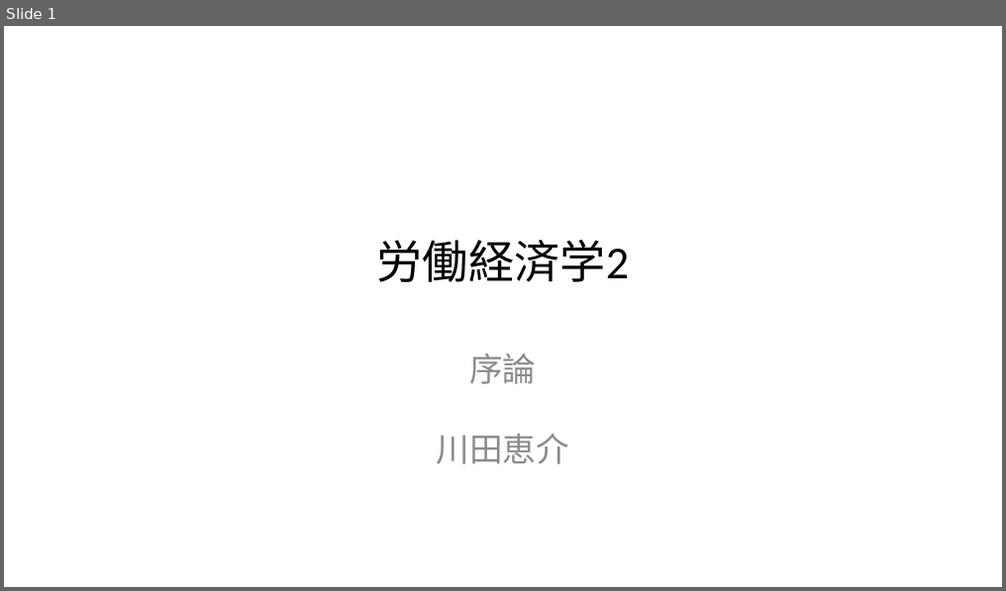
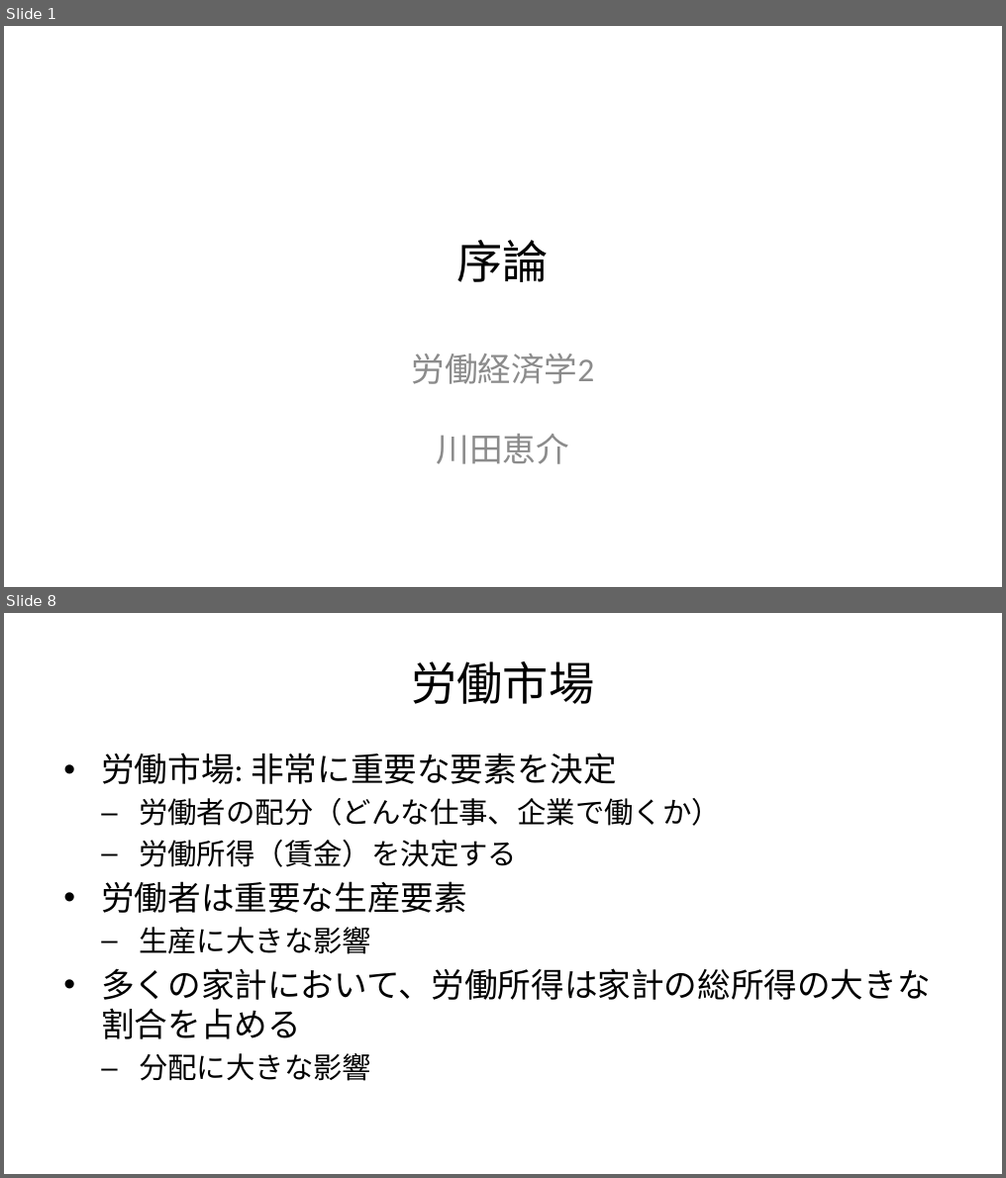
Before and after one commit to tetokawata/JapanLaborMarket, a slide deck: Slide01.pptx. Shown one above the other, each under a label of ours: slide 1 before the commit, slides 1 and 8 after it; the slides between them are not shown. The pictures are 1006x591 and 1006x1178 pixels, drawn with LibreOffice and Linux fonts; fonts in the diff are those of the drawing. Boxes give left, top, right and bottom in pixels: in the first picture for what was removed or moved away, otherwise in the second. Text is boxed around its words. In the diff, an @@ line names an element or a change of style, - is before the commit and + after.

```diff
--- a/Slide01.pptx
+++ b/Slide01.pptx
@@ slide 8 added at [4, 613, 1002, 1174], background #FFFFFF @@
@@ title added at [412, 662, 595, 704], 33 pt, text #000000 @@
+労働市場
@@ text added at [101, 753, 930, 1081], 24 pt, text #000000 @@
+• 労働市場: 非常に重要な要素を決定
+  – 労働者の配分（どんな仕事、企業で働くか）
+  – 労働所得（賃金）を決定する
+• 労働者は重要な生産要素
+  – 生産に大きな影響
+• 多くの家計において、労働所得は家計の総所得の大きな割合を占める
+  – 分配に大きな影響
@@ slide 1 changed as well @@
@@ title at [457, 240, 548, 282]: text changed @@
-労働経済学2
+序論
@@ subtitle at [411, 354, 594, 465]: text changed @@
-序論
-川田恵介
+労働経済学2
+川田恵介
```
Also in this commit, not shown: 34 other slides added, 2 other files.
